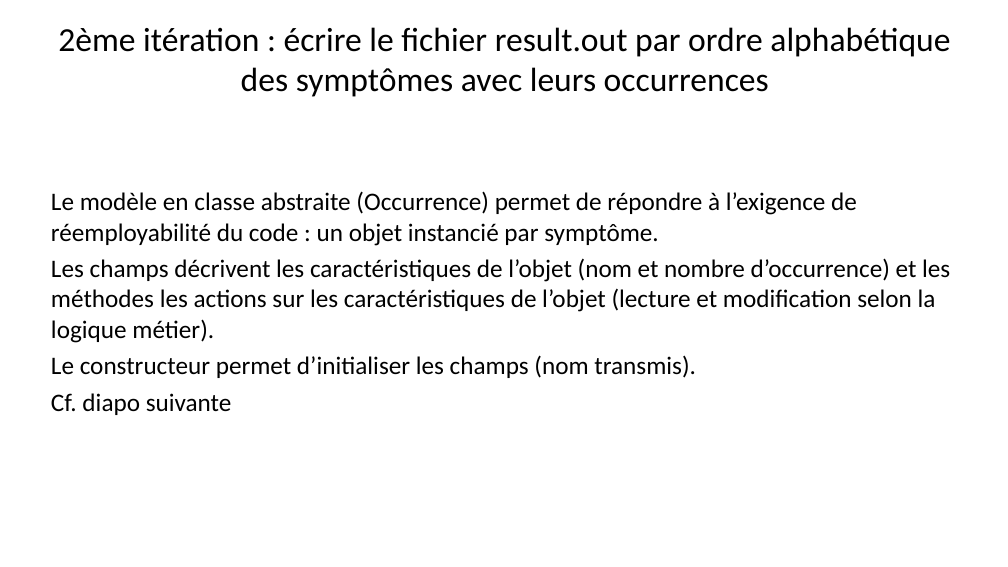
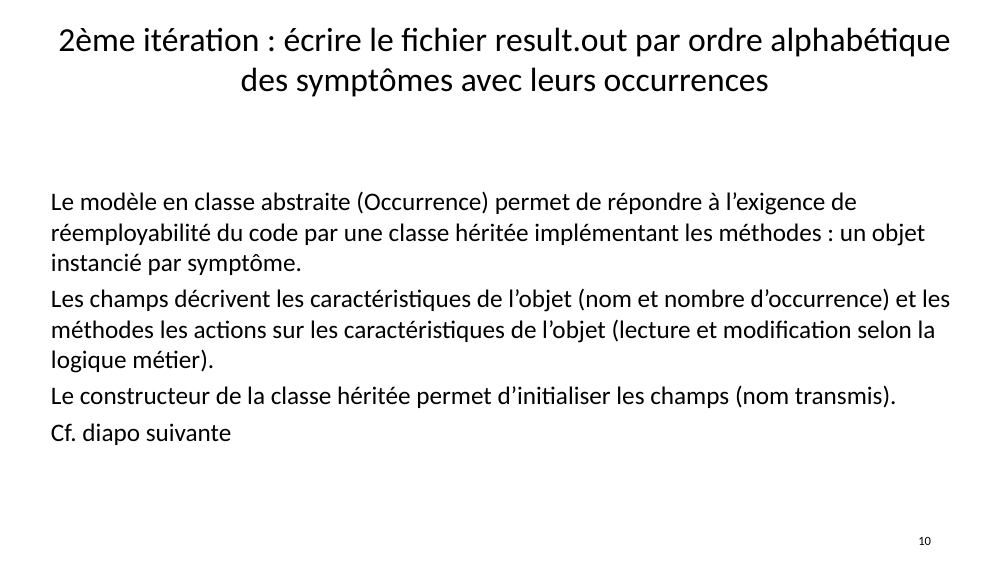
Before and after one commit to emmo78/Project_DA_Java_EN_Come_to_the_Rescue_of_a_Java_Application, a slide deck: slide 10 of PresentationOlivierMOREL.pptx (slide 9 before the commit). Drawn at 1008x567 pixels with LibreOffice and Linux fonts; fonts in the diff are those of the drawing. Boxes give left, top, right and bottom in pixels: in the first picture for what was removed or moved away, otherwise in the second. Text is boxed around its words. In the diff, an @@ line names an element or a change of style, - is before the commit and + after.

```diff
--- a/PresentationOlivierMOREL.pptx
+++ b/PresentationOlivierMOREL.pptx
@@ text at <box>51,191,925,275</box>: text changed @@
-Le modèle en classe abstraite (Occurrence) permet de répondre à l’exigence de réemployabilité du code : un objet instancié par symptôme.
+Le modèle en classe abstraite (Occurrence) permet de répondre à l’exigence de réemployabilité du code par une classe héritée implémentant les méthodes : un objet instancié par symptôme.
@@ text at <box>51,385,897,408</box>: text changed @@
-Le constructeur permet d’initialiser les champs (nom transmis).
+Le constructeur de la classe héritée permet d’initialiser les champs (nom transmis).
@@ page number added at <box>918,537,931,545</box>, 12 pt, text #000000 @@
+10
```
Also in this commit, not shown: 12 other slides changed, 1 slide added, 57 other files.
